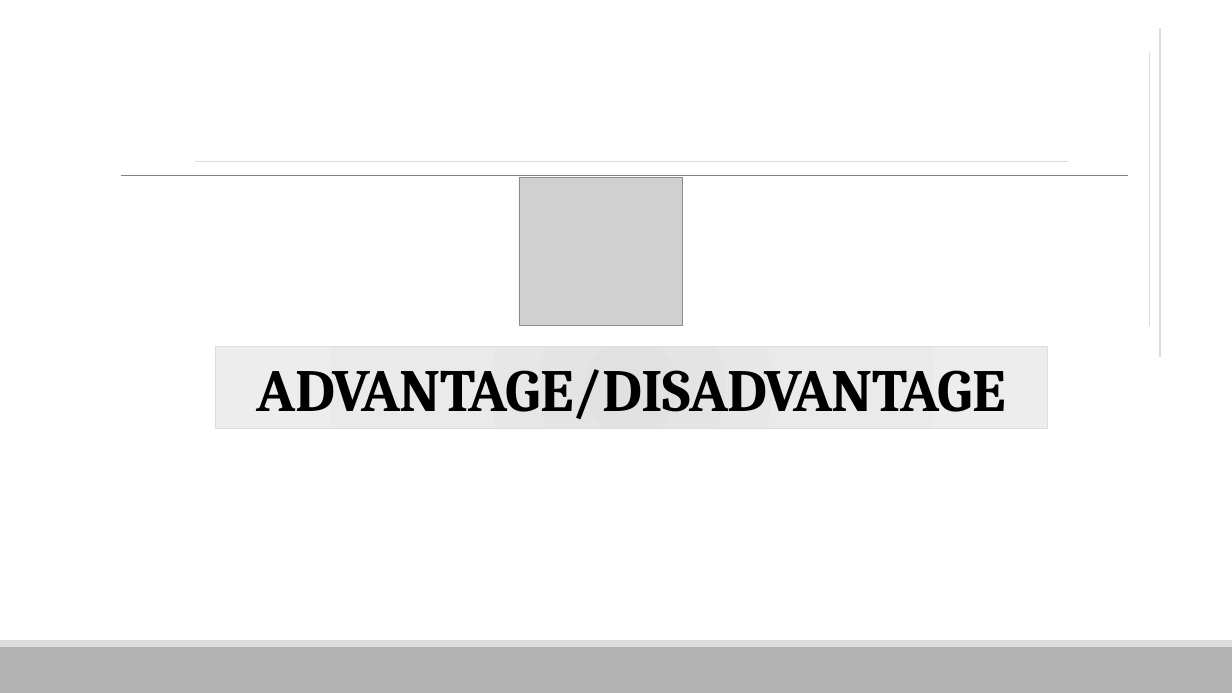
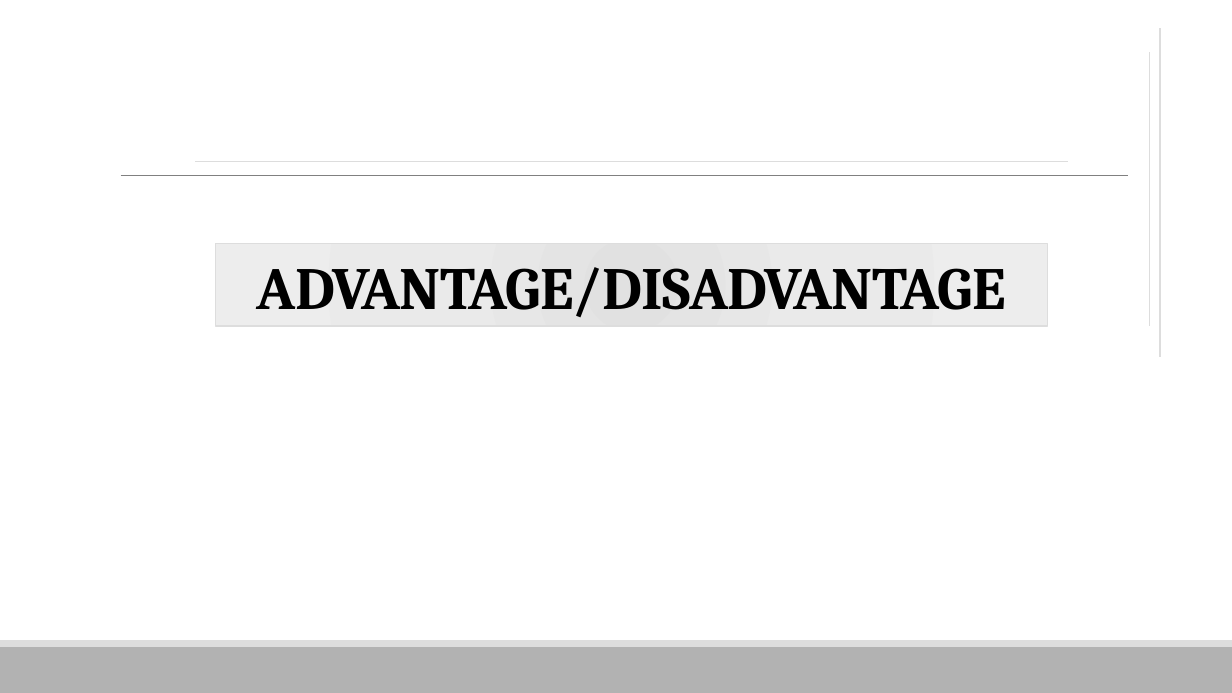
Before and after one commit to vnhabittracker/VHT-Server, a slide deck: slide 20 of VHT.pptx (slide 22 before the commit). Drawn at 1232x693 pixels with LibreOffice and Linux fonts; fonts in the diff are those of the drawing; grey boxes stand for pictures. Boxes give left, top, right and bottom in pixels: in the first picture for what was removed or moved away, otherwise in the second. Text is boxed around its words. In the diff, an @@ line names an element or a change of style, - is before the commit and + after.

```diff
--- a/VHT.pptx
+++ b/VHT.pptx
@@ picture removed at [519,177,683,326] @@
@@ title "ADVANTAGE/DISADVANTAGE": place and size @@
-title "ADVANTAGE/DISADVANTAGE" at [215,347,1047,429]
+title "ADVANTAGE/DISADVANTAGE" at [215,244,1047,326]
```
Also in this commit, not shown: 19 other slides changed, 4 slides added, 6 slides removed.
